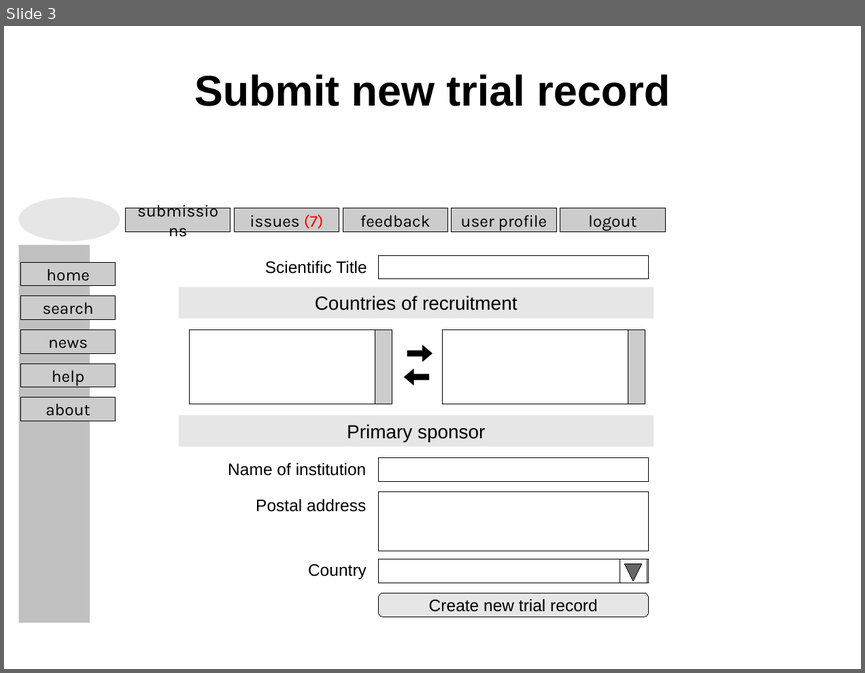
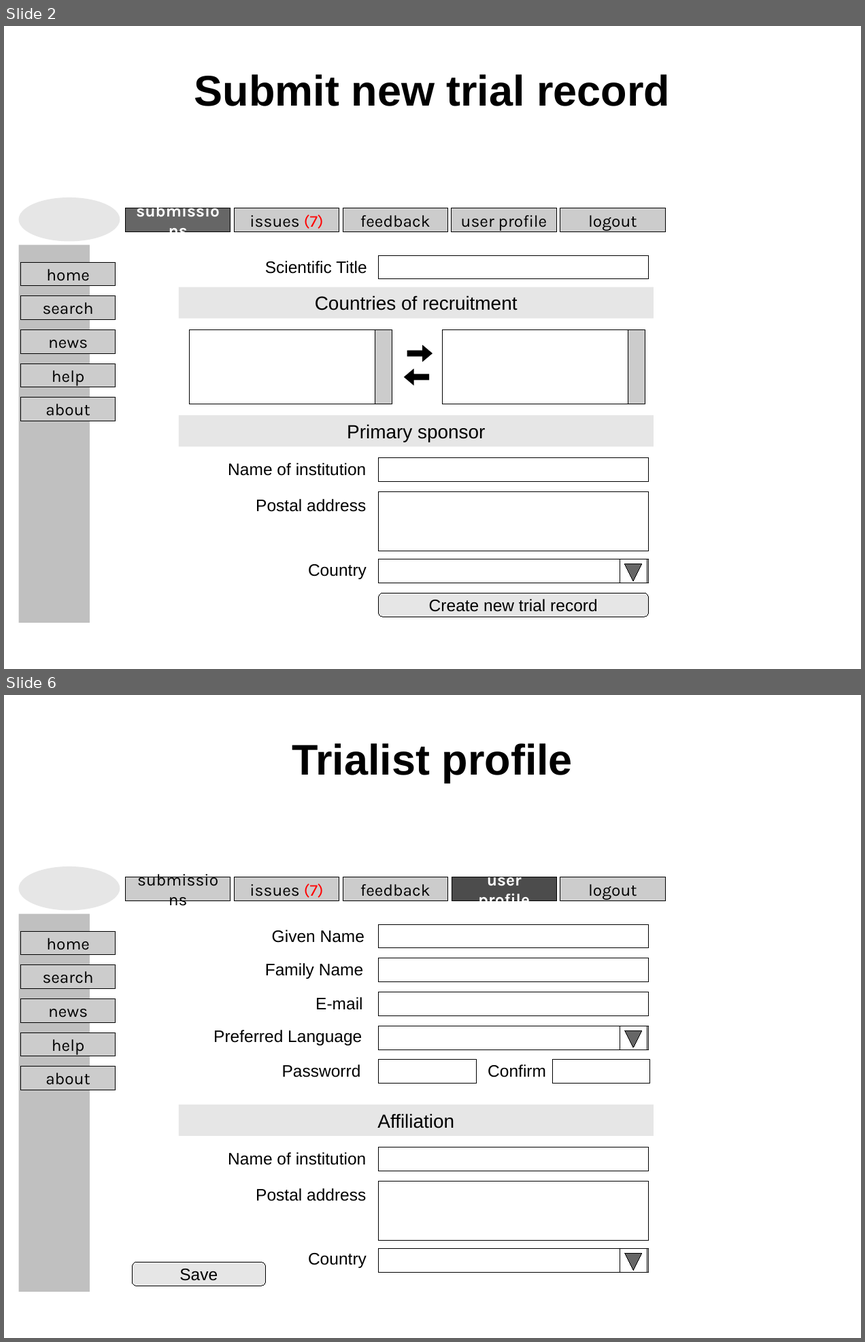
Before and after one commit to bireme/opentrials, a slide deck: docs/wireframes-2009-11.odp. Shown one above the other, each under a label of ours: slide 3 before the commit, slides 2 and 6 after it; the slides between them are not shown. The pictures are 865x673 and 865x1342 pixels, drawn with LibreOffice and Linux fonts; fonts in the diff are those of the drawing; background and template pictures are left out. Boxes give left, top, right and bottom in pixels: in the first picture for what was removed or moved away, otherwise in the second. Text is boxed around its words. In the diff, an @@ line names an element or a change of style, - is before the commit and + after.

```diff
--- a/docs/wireframes-2009-11.odp
+++ b/docs/wireframes-2009-11.odp
@@ slide 6 added at box(4, 695, 861, 1338), background picture (left out) @@
@@ title added at box(292, 743, 572, 782), 36 pt, text #000000, bold @@
+Trialist profile
@@ group added at box(18, 866, 666, 1291): 10 rectangles, 1 ellipse @@
+feedback
+issues (7)
+submissions
+logout
+help
+search
+home
+about
+news
@@ rectangle added at box(451, 877, 557, 902), fill #4C4C4C, outline #000000 0 pt, 14 pt, text #FFFFFF, bold @@
+user profile
@@ text added at box(272, 930, 364, 943), 14 pt, text #000000 @@
+Given Name
@@ rectangle added at box(379, 925, 649, 949), fill #FFFFFF, outline #000000 0 pt @@
@@ rectangle added at box(379, 958, 649, 982), fill #FFFFFF, outline #000000 0 pt @@
@@ text added at box(265, 963, 363, 979), 14 pt, text #000000 @@
+Family Name
@@ text added at box(315, 997, 362, 1010), 14 pt, text #000000 @@
+E-mail
@@ rectangle added at box(379, 992, 649, 1016), fill #FFFFFF, outline #000000 0 pt @@
@@ text added at box(213, 1030, 362, 1045), 14 pt, text #000000 @@
+Preferred Language
@@ rectangle added at box(379, 1025, 649, 1050), fill #FFFFFF, outline #000000 0 pt @@
@@ rectangle added at box(620, 1025, 647, 1050), outline #000000 0 pt @@
@@ triangle added at box(624, 1030, 641, 1047), fill #666666, outline #000000 0 pt @@
@@ rectangle added at box(379, 1059, 476, 1083), fill #FFFFFF, outline #000000 0 pt @@
@@ rectangle added at box(552, 1059, 650, 1083), fill #FFFFFF, outline #000000 0 pt @@
@@ text added at box(282, 1064, 361, 1077), 14 pt, text #000000 @@
+Passworrd
@@ text added at box(487, 1064, 546, 1077), 14 pt, text #000000 @@
+Confirm
@@ rectangle added at box(179, 1104, 653, 1136), fill #E6E6E6, 16 pt, text #000000 @@
+Affiliation
@@ text added at box(228, 1152, 366, 1165), 14 pt, text #000000 @@
+Name of institution
@@ rectangle added at box(379, 1147, 649, 1172), fill #FFFFFF, outline #000000 0 pt @@
@@ rectangle added at box(379, 1181, 649, 1240), fill #FFFFFF, outline #000000 0 pt @@
@@ text added at box(256, 1188, 366, 1201), 14 pt, text #000000 @@
+Postal address
@@ rounded rectangle added at box(133, 1261, 266, 1285), fill #E6E6E6, outline #000000 0 pt, 14 pt, text #000000 @@
+Save
@@ text added at box(308, 1253, 366, 1268), 14 pt, text #000000 @@
+Country
@@ rectangle added at box(379, 1249, 649, 1272), fill #FFFFFF, outline #000000 0 pt @@
@@ rectangle added at box(620, 1249, 647, 1272), outline #000000 0 pt @@
@@ triangle added at box(624, 1253, 641, 1270), fill #666666, outline #000000 0 pt @@
@@ what was slide 3 is now slide 2 @@
@@ slide 2 changed as well @@
@@ rectangle "submissions" at box(126, 208, 231, 233): text colour #000000 to #FFFFFF, bold on; fill #CCCCCC to #666666 @@
```
Also in this commit, not shown: 3 other slides changed, 3 other slides added, 2 slides removed, 1 other file.
